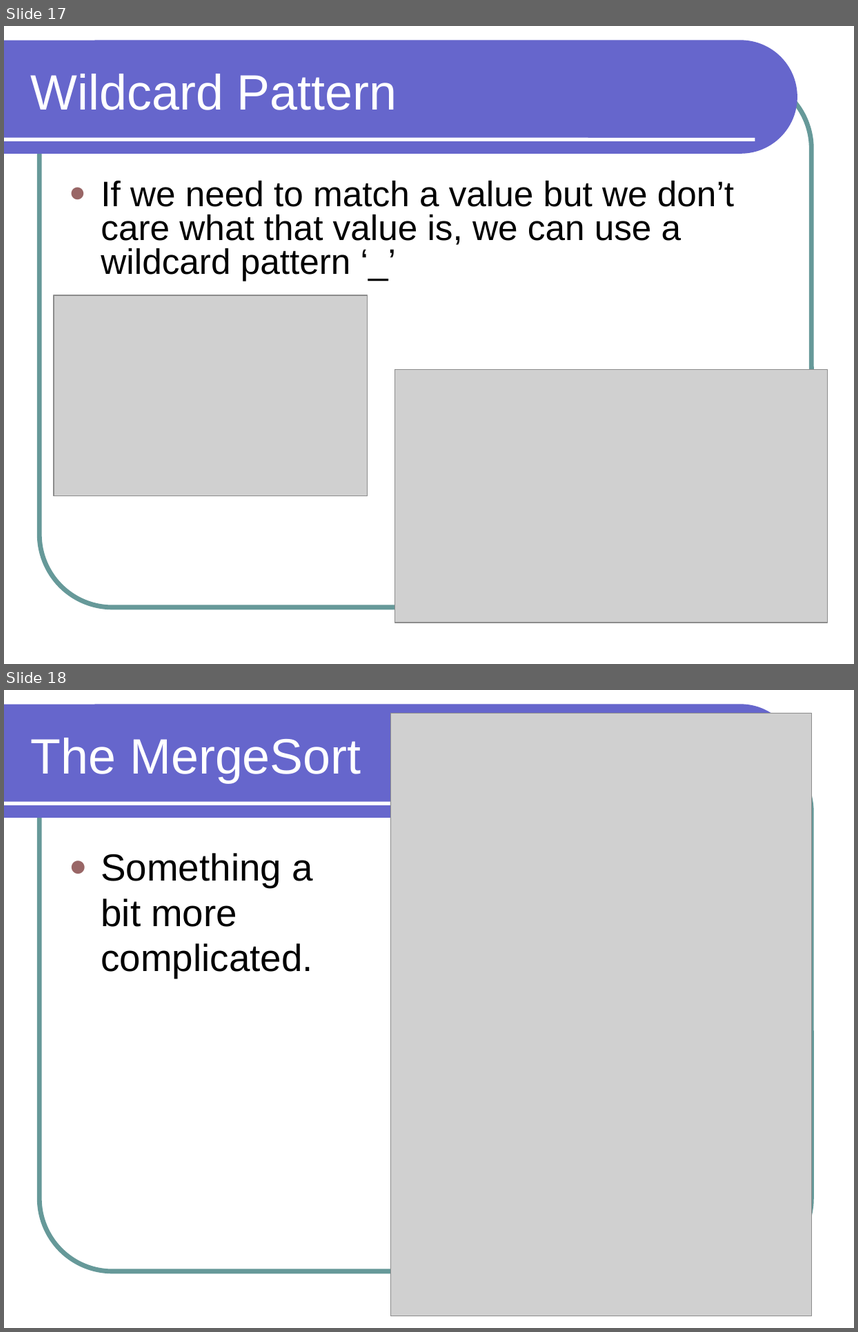
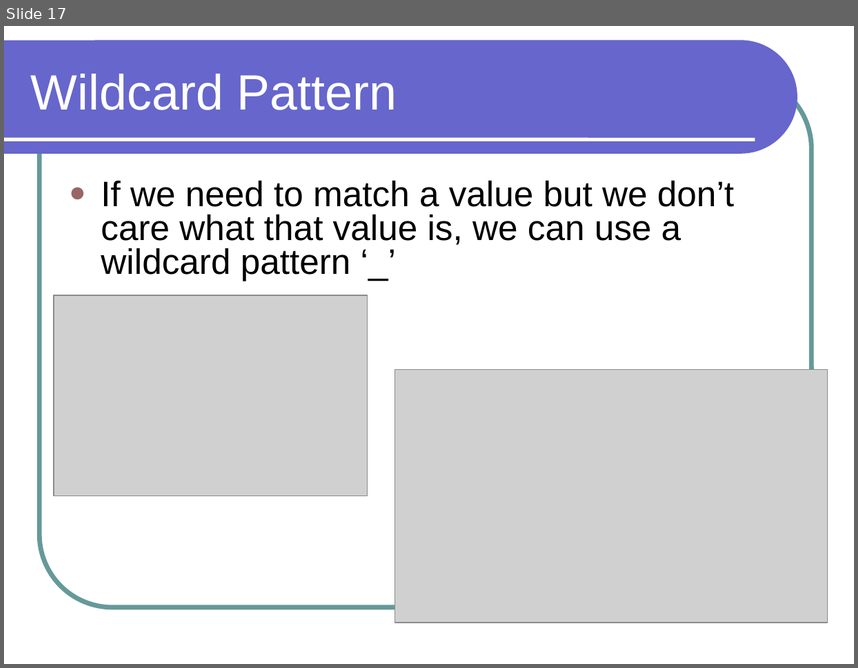
Before and after one commit to lutzhamel/CSC301, a slide deck: notes/csc301-ln013.ppt. Shown one above the other, each under a label of ours: slides 17 and 18 before the commit, slide 17 after it. The pictures are 858x1332 and 858x668 pixels, drawn with LibreOffice and Linux fonts; fonts in the diff are those of the drawing; grey boxes stand for pictures. Boxes give left, top, right and bottom in pixels: in the first picture for what was removed or moved away, otherwise in the second. Text is boxed around its words. In the diff, an @@ line names an element or a change of style, - is before the commit and + after.

```diff
--- a/notes/csc301-ln013.ppt
+++ b/notes/csc301-ln013.ppt
@@ slide 18 removed at [4, 690, 854, 1328], background #FFFFFF; not listed: 3 template elements that a slide beside it also shows @@
@@ picture removed at [391, 713, 811, 1316] @@
@@ title removed at [31, 738, 361, 782] @@
-The MergeSort
@@ text removed at [101, 853, 312, 978] @@
-● Something a bit more complicated.
```
Also in this commit, not shown: 6 slides added, 5 other files.
